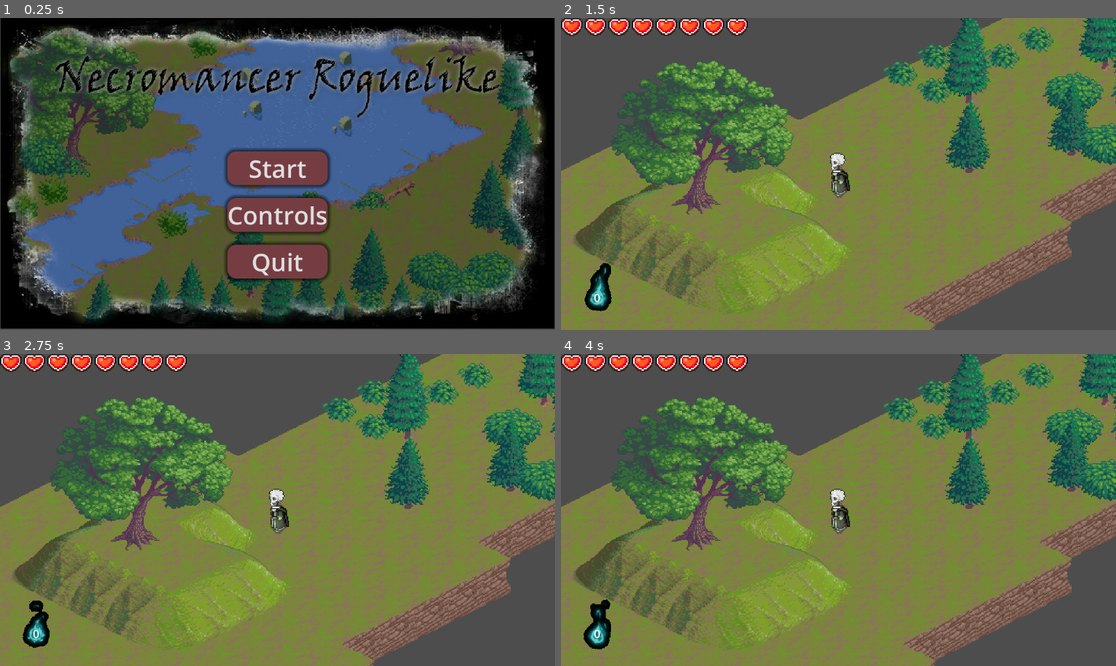
Above: before the commit, frames 1-4 (two rows, left to right).
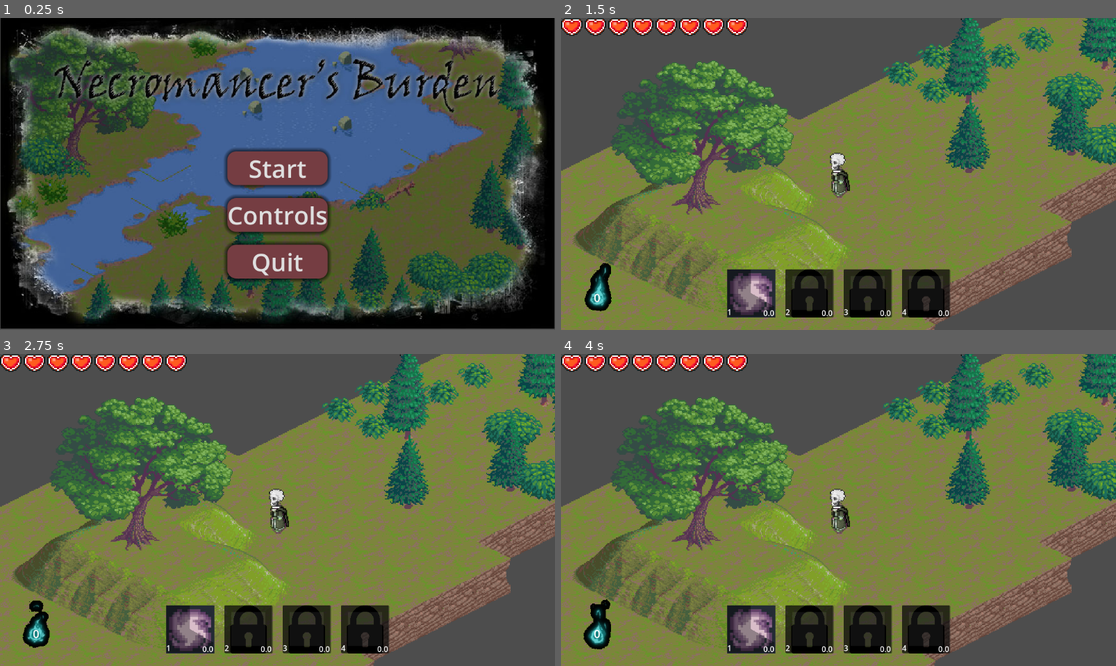
Above: after the commit, the same moments.

Repository: XMNNguyen/ECS179
Game: Godot game, scene res://Scenes/Starting_Menu.tscn
Two runs of this game, one before a commit and one after it. Both use one fixed random seed, a clock stepped at 60 frames per second and the inputs below.
Inputs (mouse positions are in pixels of both pictures, inside the frame that each line leads up to):
- Up to frame 1 (0.25 s): no input
- Up to frame 2 (1.5 s): click "Start" at 0.5 s; click (749, 292) at 1.25 s, where only the run after the commit has a clickable "0.0"
- Up to frame 3 (2.75 s): click (249, 628) at 2 s, where only the run after the commit has a clickable "0.0"
- Up to frame 4 (4 s): click (866, 628) at 2.75 s, where only the run after the commit has a clickable "0.0"; click (927, 628) at 3.5 s, where only the run after the commit has a clickable "0.0"

The runs differ from the first frame. In frame 1, 5.2% of the frame differs, in the area x 9-91%, y 11-33%; in frame 2, 5.4%, in the area x 29-71%, y 80-96%; in frame 3, 5.4%; in frame 4, 5.4%.

Commit message:
Added Skill Cooldown UI

Diff:
--- /dev/null
+++ b/ecs179_project/Scenes/Skills.tscn
@@ -0,0 +1,69 @@
+[gd_scene load_steps=6 format=3 uid="uid://cb82yjeaadl2x"]
+
+[ext_resource type="Texture2D" uid="uid://bf6pi2g4ln5bb" path="res://Assets/61457.png" id="1_gys0t"]
+[ext_resource type="Script" path="res://Scripts/spell_icon.gd" id="2_2l2tf"]
+[ext_resource type="Texture2D" uid="uid://cr30p7u4x1kbn" path="res://Assets/Square-white.svg.png" id="3_yyik0"]
+
+[sub_resource type="InputEventKey" id="InputEventKey_ig5x5"]
+
+[sub_resource type="Shortcut" id="Shortcut_6yiyu"]
+events = [SubResource("InputEventKey_ig5x5")]
+
+[node name="TextureButton" type="TextureButton"]
+custom_minimum_size = Vector2(100, 100)
+offset_right = 100.0
+offset_bottom = 100.0
+shortcut = SubResource("Shortcut_6yiyu")
+texture_normal = ExtResource("1_gys0t")
+ignore_texture_size = true
+stretch_mode = 0
+script = ExtResource("2_2l2tf")
+
+[node name="CD" type="TextureProgressBar" parent="."]
+layout_mode = 0
+offset_right = 2100.0
+offset_bottom = 2100.0
+scale = Vector2(0.048, 0.048)
+step = 0.01
+value = 50.0
+fill_mode = 5
+texture_progress = ExtResource("3_yyik0")
+tint_under = Color(0.288518, 0.288518, 0.288518, 1)
+tint_progress = Color(0.154876, 0.154876, 0.154876, 0.403922)
+
+[node name="Time" type="Label" parent="."]
+layout_mode = 1
+anchors_preset = 3
+anchor_left = 1.0
+anchor_top = 1.0
+anchor_right = 1.0
+anchor_bottom = 1.0
+offset_left = -25.0
+offset_top = -21.0
+offset_right = 15.0
+offset_bottom = 2.0
+grow_horizontal = 0
+grow_vertical = 0
+theme_override_font_sizes/font_size = 0
+text = "0.0"
+
+[node name="Timer" type="Timer" parent="."]
+one_shot = true
+
+[node name="Key" type="Label" parent="."]
+layout_mode = 1
+anchors_preset = 2
+anchor_top = 1.0
+anchor_bottom = 1.0
+offset_top = -23.0
+offset_right = 40.0
+grow_vertical = 0
+
+[node name="Panel" type="Panel" parent="."]
+show_behind_parent = true
+layout_mode = 0
+offset_right = 100.0
+offset_bottom = 100.0
+
+[connection signal="pressed" from="." to="." method="_on_pressed"]
+[connection signal="timeout" from="Timer" to="." method="_on_timer_timeout"]
--- a/ecs179_project/Scenes/world.tscn
+++ b/ecs179_project/Scenes/world.tscn
@@ -8,6 +8,8 @@
 [ext_resource type="PackedScene" uid="uid://c2ay5rxk3o4ts" path="res://Scenes/hearts.tscn" id="5_x1rp2"]
 [ext_resource type="Texture2D" uid="uid://bsk3oslaom7lv" path="res://Assets/Spirits_Icon.png" id="7_dpq7b"]
 [ext_resource type="Script" path="res://Scripts/label.gd" id="8_by5el"]
+[ext_resource type="Script" path="res://Scripts/skill_bar.gd" id="9_ht573"]
+[ext_resource type="PackedScene" uid="uid://cb82yjeaadl2x" path="res://Scenes/Skills.tscn" id="9_rtbl1"]
 
 [sub_resource type="TileSetAtlasSource" id="TileSetAtlasSource_ugaeo"]
 resource_name = "Grass"
@@ -1881,3 +1883,32 @@
 horizontal_alignment = 1
 vertical_alignment = 1
 script = ExtResource("8_by5el")
+
+[node name="CanvasLayer2" type="CanvasLayer" parent="."]
+
+[node name="Skills" type="HBoxContainer" parent="CanvasLayer2"]
+anchors_preset = 7
+anchor_left = 0.5
+anchor_top = 1.0
+anchor_right = 0.5
+anchor_bottom = 1.0
+offset_left = -90.0
+offset_top = -66.0
+offset_right = 90.0
+offset_bottom = -26.0
+grow_horizontal = 2
+grow_vertical = 0
+theme_override_constants/separation = 21
+script = ExtResource("9_ht573")
+
+[node name="TextureButton" parent="CanvasLayer2/Skills" instance=ExtResource("9_rtbl1")]
+layout_mode = 2
+
+[node name="TextureButton2" parent="CanvasLayer2/Skills" instance=ExtResource("9_rtbl1")]
+layout_mode = 2
+
+[node name="TextureButton3" parent="CanvasLayer2/Skills" instance=ExtResource("9_rtbl1")]
+layout_mode = 2
+
+[node name="TextureButton4" parent="CanvasLayer2/Skills" instance=ExtResource("9_rtbl1")]
+layout_mode = 2
--- a/ecs179_project/Scripts/player.gd
+++ b/ecs179_project/Scripts/player.gd
@@ -181,14 +181,20 @@
 		if _standard_weapon_timer.is_stopped():
 			Audio.player_projectile.play()
 			fire_standard(closest_enemy_position)
+			Input.action_press("spell_1")
+			Input.action_release("spell_1")
 
 		# FIRE SHOTGUN WEAPON
 		if _shotgun_weapon_timer.is_stopped() && souls_count.souls >= 100:
 			fire_shotgun(closest_enemy_position)
+			Input.action_press("spell_2")
+			Input.action_release("spell_2")
 
 		# FIRE WAVE WEAPON
 		if _wave_weapon_timer.is_stopped() && souls_count.souls >= 250:
 			fire_wave(closest_enemy_position)
+			Input.action_press("spell_3")
+			Input.action_release("spell_3")
 
 		# FIRE SCATTER WEAPON
 		if _scatter_weapon_timer.is_stopped() && souls_count.souls >= 550:
@@ -197,6 +203,8 @@
 		# FIRE CHAIN WEAPON
 		if _chain_weapon_timer.is_stopped() && souls_count.souls >= 900:
 			fire_chain(closest_enemy_position)
+			Input.action_press("spell_4")
+			Input.action_release("spell_4")
 
 # fires the standard weapon from player
 func fire_standard(enemy_position: Vector2) -> void:
--- /dev/null
+++ b/ecs179_project/Scripts/skill_bar.gd
@@ -0,0 +1,49 @@
+extends HBoxContainer
+
+var slots : Array
+
+
+func _ready():
+	slots = get_children()
+
+	for i in get_child_count():
+		slots[i].change_key = str(i+1)
+		slots[i].timer.wait_time = 1
+		slots[i].cd.max_value = 1
+
+	slots[0].change_key = str(1)
+	slots[0].timer.wait_time = 1.5
+	slots[0].cd.max_value = 1.5
+	slots[0].texture_normal = preload("res://Assets/Projectile_Icon/Standard.jpg")
+
+
+func _process(delta):
+	if souls_count.souls >= 100:
+		slots[1].change_key = str(2)
+		slots[1].timer.wait_time = 4.5
+		slots[1].cd.max_value = 4.5
+		slots[1].texture_normal = preload("res://Assets/Projectile_Icon/Shotgun.jpg")
+
+	if souls_count.souls >= 250:
+		slots[2].change_key = str(3)
+		slots[2].timer.wait_time = 6
+		slots[2].cd.max_value = 6
+		slots[2].texture_normal = preload("res://Assets/Projectile_Icon/Wave.jpg")
+
+	if souls_count.souls >= 550:
+		slots[0].texture_normal = preload("res://Assets/Projectile_Icon/Scatter.jpg")
+
+	if souls_count.souls >= 900:
+		slots[3].change_key = str(4)
+		slots[3].timer.wait_time = 3
+		slots[3].cd.max_value = 3
+		slots[3].texture_normal = preload("res://Assets/Projectile_Icon/Chain.jpg")
+
+	if Input.is_action_just_pressed("spell_1"):
+		slots[0]._on_pressed()
+	if Input.is_action_just_pressed("spell_2"):
+		slots[1]._on_pressed()
+	if Input.is_action_just_pressed("spell_3"):
+		slots[2]._on_pressed()
+	if Input.is_action_just_pressed("spell_4"):
+		slots[3]._on_pressed()
--- /dev/null
+++ b/ecs179_project/Scripts/spell_icon.gd
@@ -0,0 +1,40 @@
+extends TextureButton
+
+
+@onready var cd: TextureProgressBar = $CD
+@onready var key: Label = $Key
+@onready var time: Label = $Time
+@onready var timer: Timer = $Timer
+
+var change_key = "":
+	set(value):
+		change_key = value
+		key.text = value
+		shortcut = Shortcut.new()
+		var input_key = InputEventKey.new()
+		input_key.keycode = value.unicode_at(0)
+		shortcut.events = [input_key]
+
+
+
+func _ready():
+	change_key = "1"
+	cd.max_value = timer.wait_time
+	set_process(false)
+
+
+func _process(_delta):
+	time.text = "%3.1f" % timer.time_left
+	cd.value = timer.time_left
+
+func _on_pressed() -> void:
+	timer.start()
+	disabled = true
+	set_process(true)
+
+
+
+func _on_timer_timeout() -> void:
+	disabled = false
+	time.text = ""
+	set_process(false)
--- a/ecs179_project/project.godot
+++ b/ecs179_project/project.godot
@@ -18,7 +18,7 @@
 [autoload]
 
 signals="*res://Scripts/signals.gd"
-souls_count="*res://Scripts/souls_counter.gd"
+souls_count="*res://Assets/souls_counter.gd"
 Audio="*res://Scenes/Audio.tscn"
 
 [global_group]
@@ -47,6 +47,26 @@
 "events": [Object(InputEventKey,"resource_local_to_scene":false,"resource_name":"","device":-1,"window_id":0,"alt_press …(191 unchanged characters)…
 ]
 }
+spell_1={
+"deadzone": 0.5,
+"events": [Object(InputEventKey,"resource_local_to_scene":false,"resource_name":"","device":-1,"window_id":0,"alt_pressed":false,"shift_pressed":false,"ctrl_pressed":false,"meta_pressed":false,"pressed":false,"keycode":0,"physical_keycode":49,"key_label":0,"unicode":49,"location":0,"echo":false,"script":null)
+]
+}
+spell_2={
+"deadzone": 0.5,
+"events": [Object(InputEventKey,"resource_local_to_scene":false,"resource_name":"","device":-1,"window_id":0,"alt_pressed":false,"shift_pressed":false,"ctrl_pressed":false,"meta_pressed":false,"pressed":false,"keycode":0,"physical_keycode":50,"key_label":0,"unicode":50,"location":0,"echo":false,"script":null)
+]
+}
+spell_3={
+"deadzone": 0.5,
+"events": [null, Object(InputEventKey,"resource_local_to_scene":false,"resource_name":"","device":-1,"window_id":0,"alt_pressed":false,"shift_pressed":false,"ctrl_pressed":false,"meta_pressed":false,"pressed":false,"keycode":0,"physical_keycode":51,"key_label":0,"unicode":51,"location":0,"echo":false,"script":null)
+]
+}
+spell_4={
+"deadzone": 0.5,
+"events": [Object(InputEventKey,"resource_local_to_scene":false,"resource_name":"","device":-1,"window_id":0,"alt_pressed":false,"shift_pressed":false,"ctrl_pressed":false,"meta_pressed":false,"pressed":false,"keycode":0,"physical_keycode":52,"key_label":0,"unicode":52,"location":0,"echo":false,"script":null)
+]
+}
 
 [rendering]
 
Binary file added: ecs179_project/Assets/61457.png
Not shown, added: ecs179_project/Assets/61457.png.import
Binary file added: ecs179_project/Assets/Projectile_Icon/Chain.jpg
Not shown, added: ecs179_project/Assets/Projectile_Icon/Chain.jpg.import
Binary file added: ecs179_project/Assets/Projectile_Icon/Scatter.jpg
Not shown, added: ecs179_project/Assets/Projectile_Icon/Scatter.jpg.import
Binary file added: ecs179_project/Assets/Projectile_Icon/Shotgun.jpg
Not shown, added: ecs179_project/Assets/Projectile_Icon/Shotgun.jpg.import
Binary file added: ecs179_project/Assets/Projectile_Icon/Standard.jpg
Not shown, added: ecs179_project/Assets/Projectile_Icon/Standard.jpg.import
Binary file added: ecs179_project/Assets/Projectile_Icon/Wave.jpg
Not shown, added: ecs179_project/Assets/Projectile_Icon/Wave.jpg.import
(and 9 more such lines)
